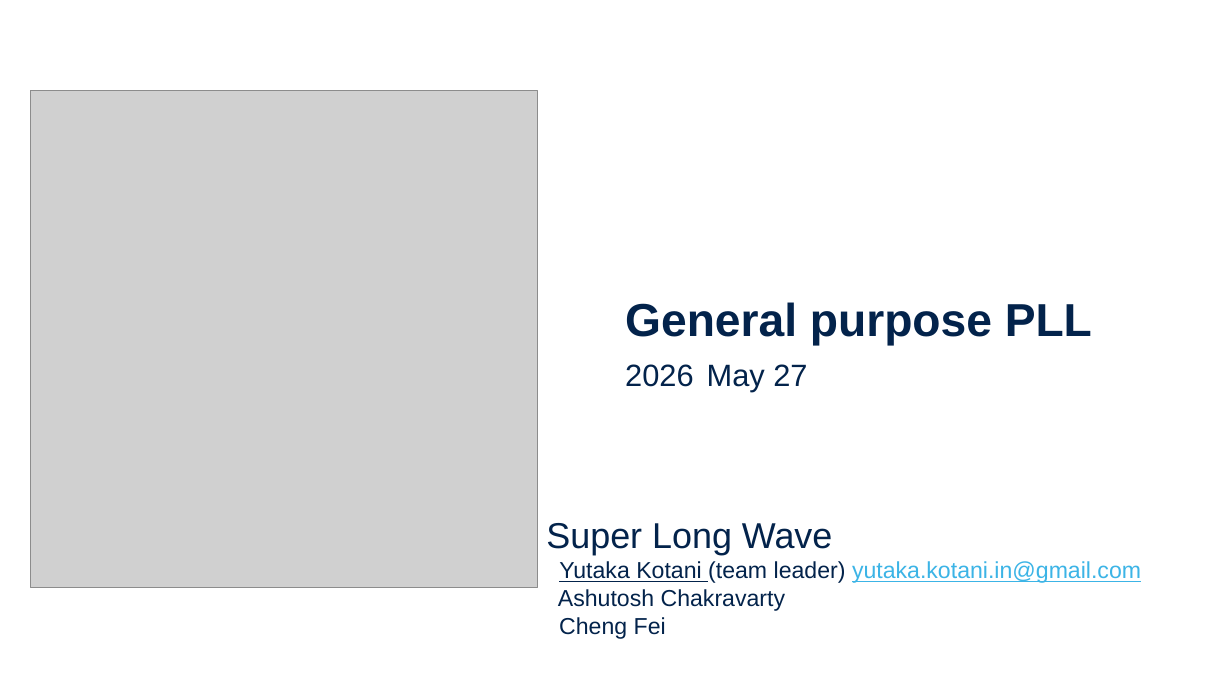
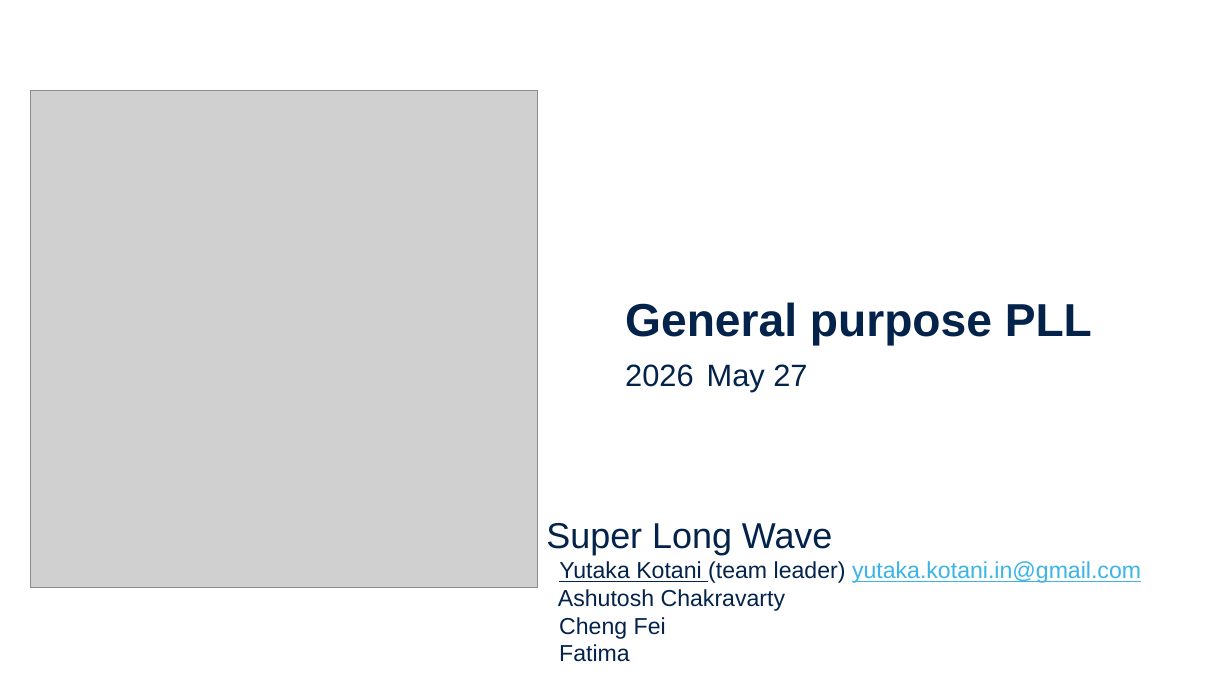
Before and after one commit to yutaka-kotani-stj/2026_sscs_gf180, a slide deck: slide 1 of proposal/proposal_super_long_wave.pptx. Drawn at 1232x693 pixels with LibreOffice and Linux fonts; fonts in the diff are those of the drawing; grey boxes stand for pictures. Boxes give left, top, right and bottom in pixels: in the first picture for what was removed or moved away, otherwise in the second. Text is boxed around its words. In the diff, an @@ line names an element or a change of style, - is before the commit and + after.

```diff
--- a/proposal/proposal_super_long_wave.pptx
+++ b/proposal/proposal_super_long_wave.pptx
@@ subtitle at (x1=546, y1=523, x2=1141, y2=662): text changed @@
-Super Long Wave
-Yutaka Kotani (team leader) yutaka.kotani.in@gmail.com
-Ashutosh Chakravarty
-Cheng Fei
+Super Long Wave
+Yutaka Kotani (team leader) yutaka.kotani.in@gmail.com
+Ashutosh Chakravarty
+Cheng Fei
+Fatima
```
Also in this commit, not shown: 1 other slide changed, 1 other file.
